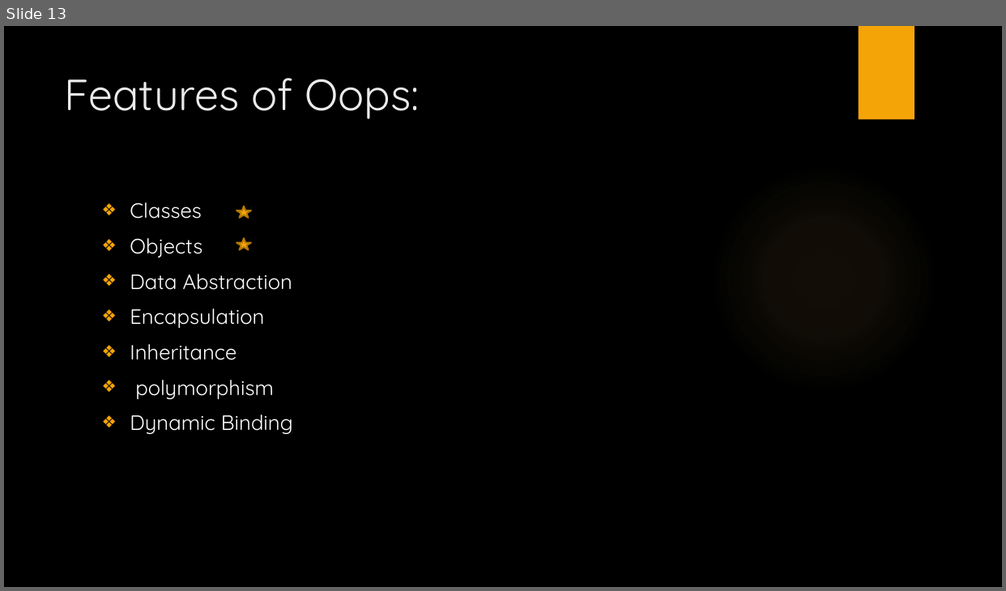
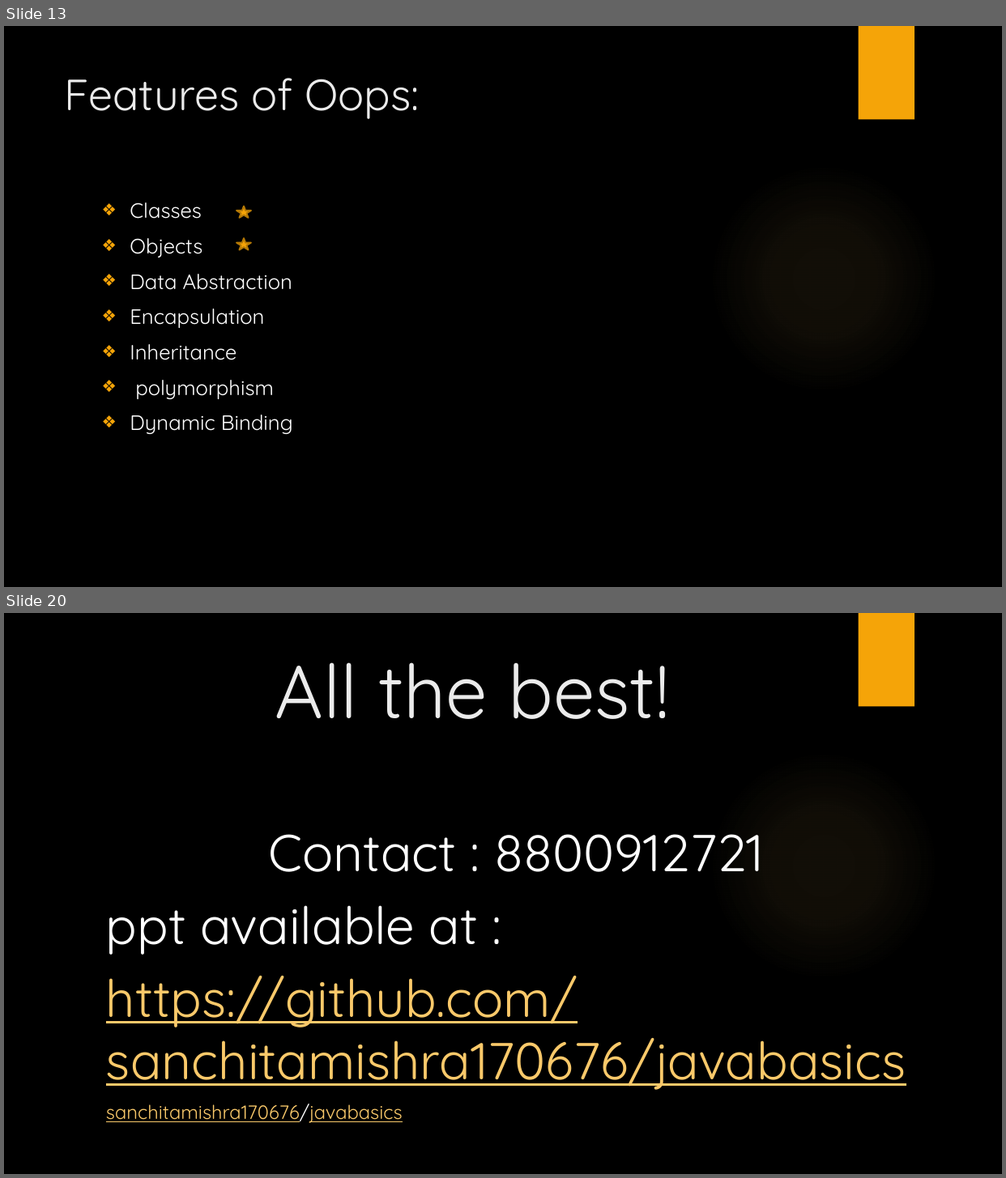
Before and after one commit to SanchitaMishra170676/javaBasics, a slide deck: Webinar.pptx. Shown one above the other, each under a label of ours: slide 13 before the commit, slides 13 and 20 after it; the slides between them are not shown. The pictures are 1006x591 and 1006x1178 pixels, drawn with LibreOffice and Linux fonts; fonts in the diff are those of the drawing; background and template pictures are left out. Boxes give left, top, right and bottom in pixels: in the first picture for what was removed or moved away, otherwise in the second. Text is boxed around its words. In the diff, an @@ line names an element or a change of style, - is before the commit and + after.

```diff
--- a/Webinar.pptx
+++ b/Webinar.pptx
@@ slide 20 added at (4, 613, 1002, 1174), background picture (left out); not listed: 2 template elements that a slide beside it also shows @@
@@ title added at (275, 662, 669, 719), 72 pt, text #EBEBEB @@
+All the best!
@@ text added at (106, 834, 906, 1123), 50 pt, text #FAC96A, underline @@
+Contact : 8800912721
+ppt available at :
+https://github.com/sanchitamishra170676/javabasics
+sanchitamishra170676/javabasics
```
Also in this commit, not shown: 6 other slides added.
